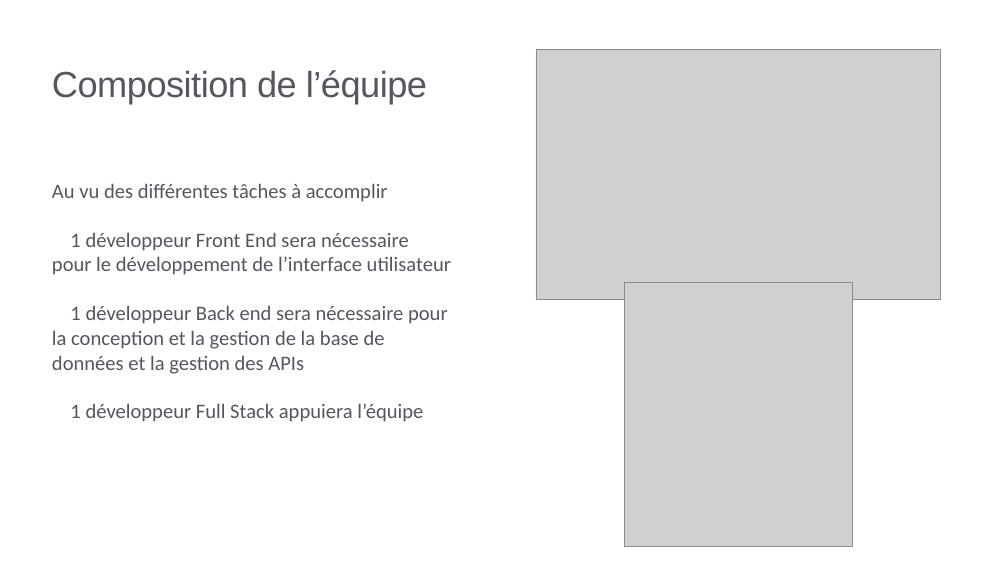
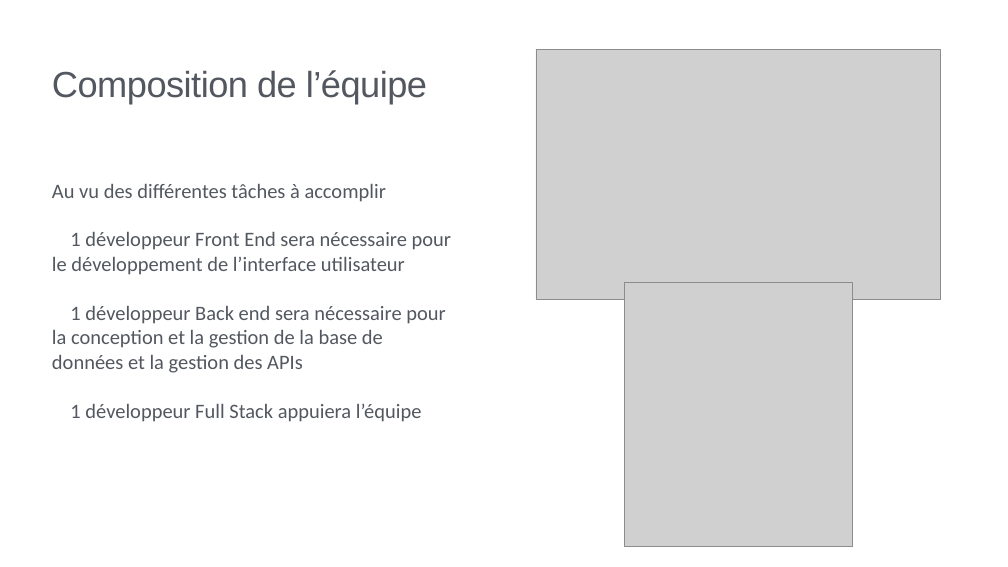
Before and after one commit to R-GRAN/OpenClassrooms_Projet_4, a slide deck: slide 14 of solution_technique.pptx. Drawn at 1008x567 pixels with LibreOffice and Linux fonts; fonts in the diff are those of the drawing; grey boxes stand for pictures; background and template pictures are left out. Boxes give left, top, right and bottom in pixels: in the first picture for what was removed or moved away, otherwise in the second. Text is boxed around its words. In the diff, an @@ line names an element or a change of style, - is before the commit and + after.

```diff
--- a/solution_technique.pptx
+++ b/solution_technique.pptx
@@ text "Au vu des différentes tâches ..." at (52,184,451,422): size 39.2 to 39 pt @@
```
Also in this commit, not shown: 2 other slides changed.
